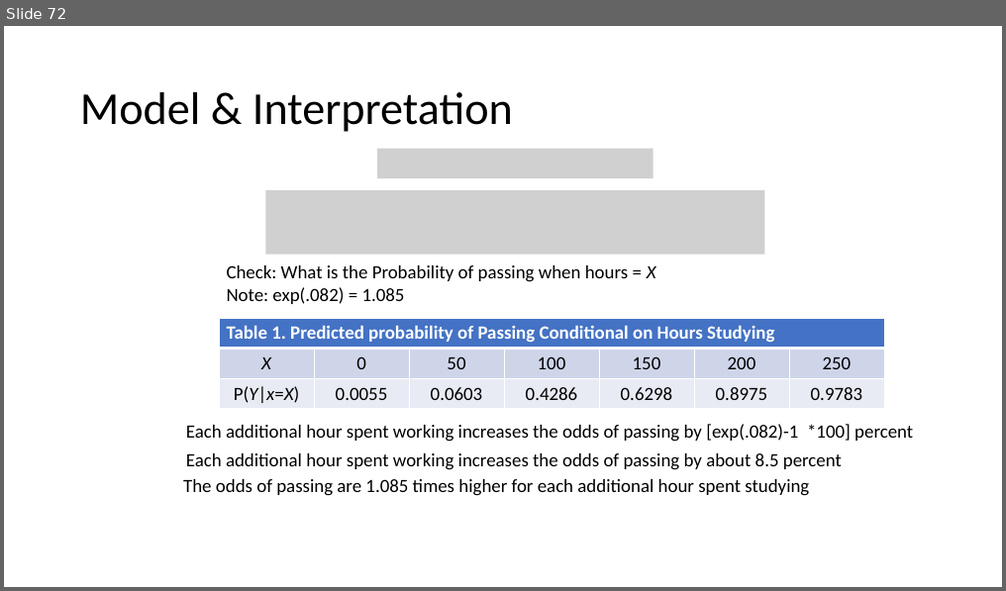
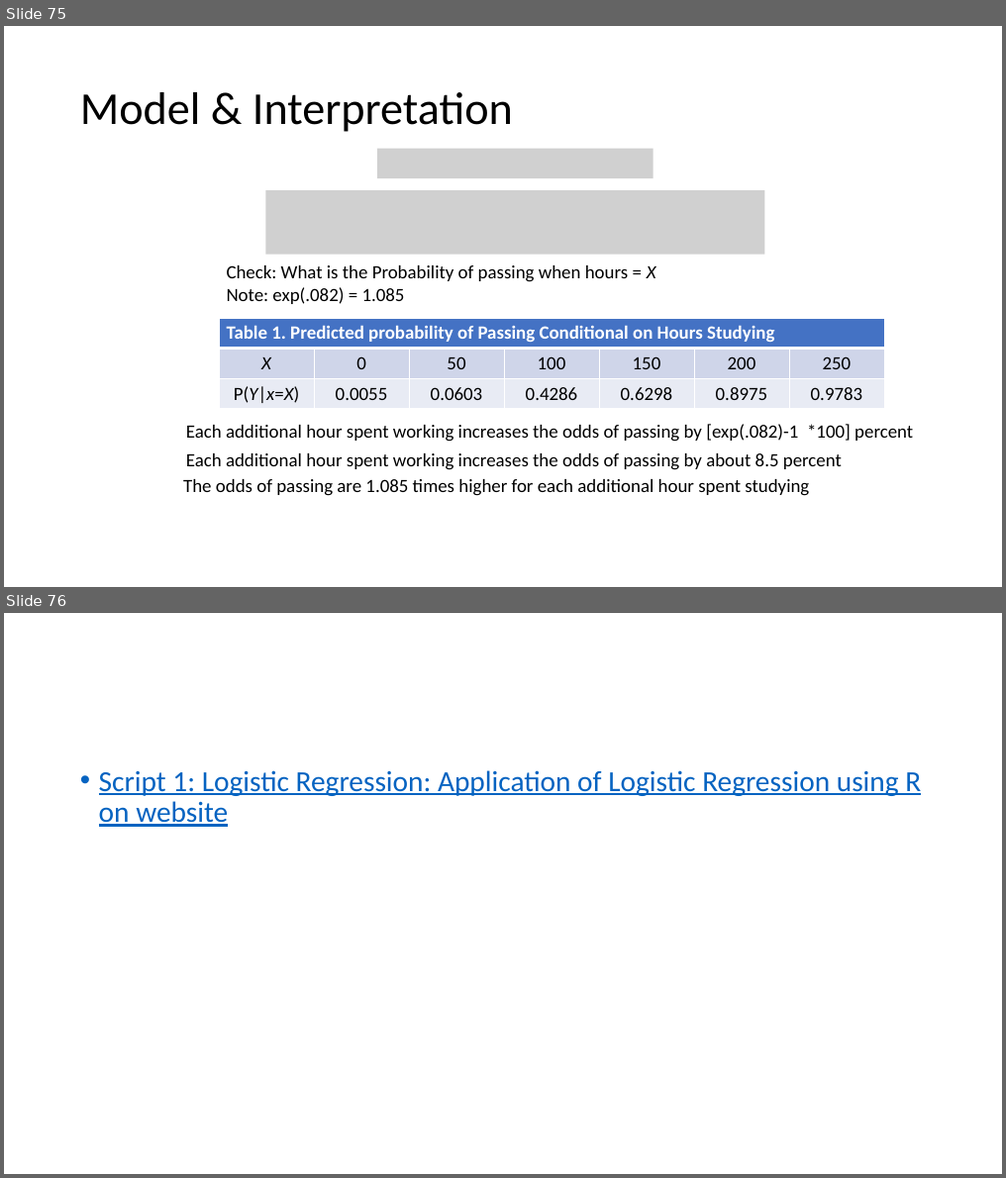
Before and after one commit to issues-osu/statsii-spring2026, a slide deck: slides/logistic/logistic_regression-lecture.pptx. Shown one above the other, each under a label of ours: slide 72 before the commit, slides 75 and 76 after it. The pictures are 1006x591 and 1006x1178 pixels, drawn with LibreOffice and Linux fonts; fonts in the diff are those of the drawing; grey boxes stand for pictures. Boxes give left, top, right and bottom in pixels: in the first picture for what was removed or moved away, otherwise in the second. Text is boxed around its words. In the diff, an @@ line names an element or a change of style, - is before the commit and + after.

Commit message:
Deploying website to gh-pages

```diff
--- a/slides/logistic/logistic_regression-lecture.pptx
+++ b/slides/logistic/logistic_regression-lecture.pptx
@@ slide 76 added at [4,613,1002,1174], background #FFFFFF @@
@@ text added at [99,770,921,827], 28 pt, text #0563C1, underline @@
+• Script 1: Logistic Regression: Application of Logistic Regression using R on website
@@ what was slide 72 is now slide 75 @@
```
Also in this commit, not shown: 17 slides changed, 6 other slides added, 4 slides removed, 4 other files.
